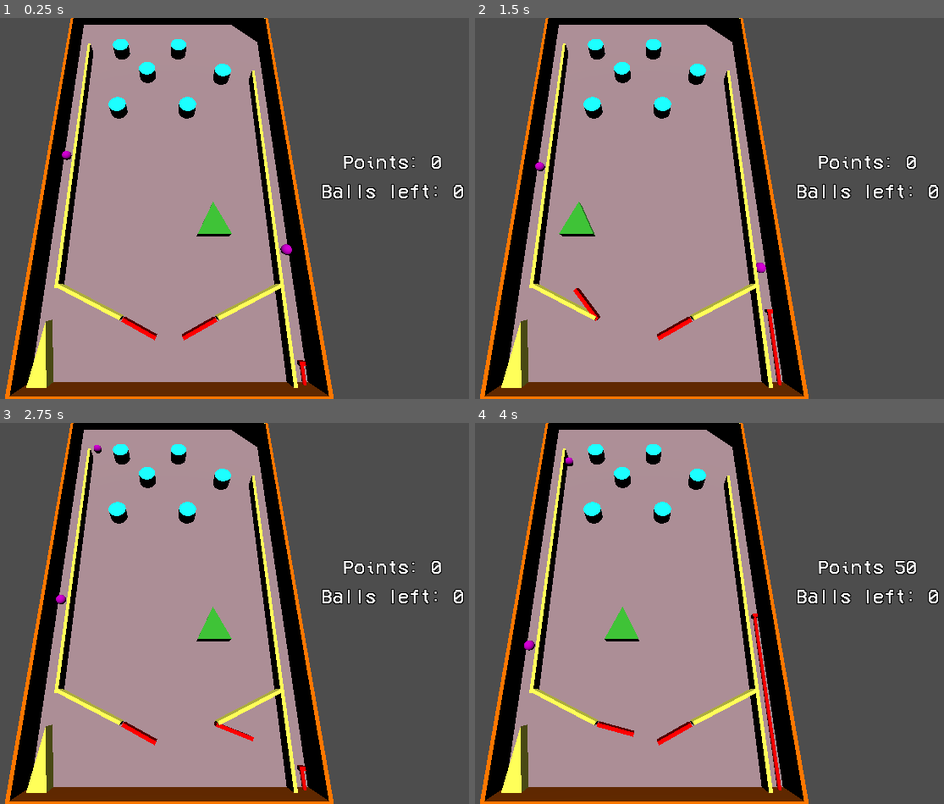
Above: before the commit, frames 1-4 (two rows, left to right).
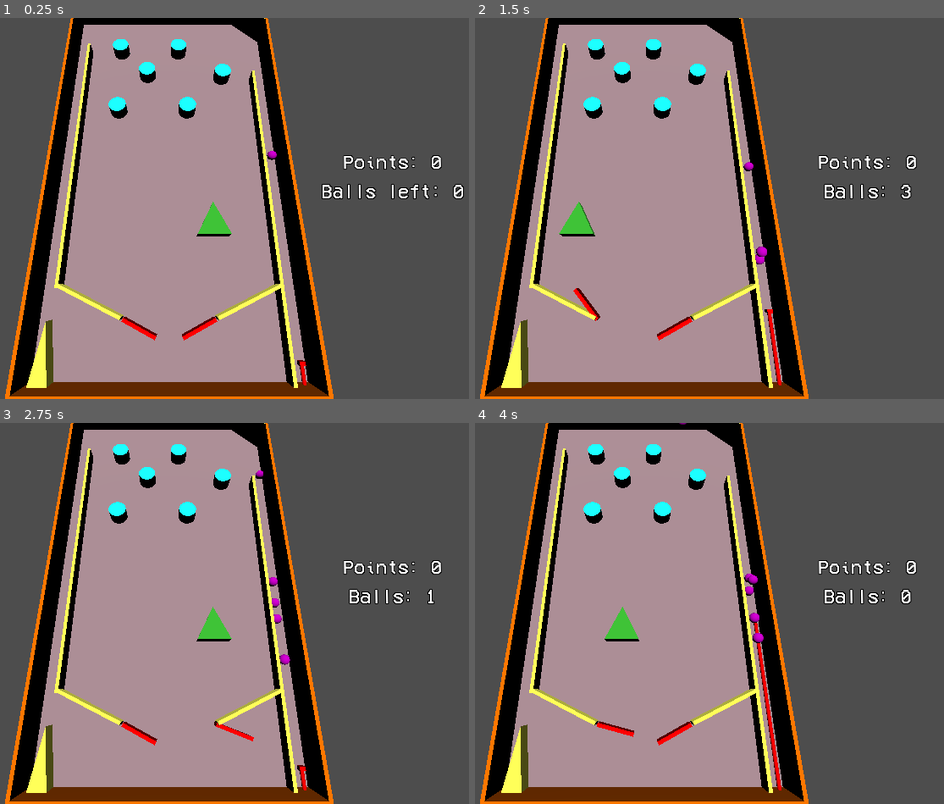
Above: after the commit, the same moments.

Repository: DrOtter3000/chaospinball
Game: Godot game, scene res://game.tscn
The game is run twice, just before and just after one commit, with the same random seed, the same clock (stepped at 60 frames per second) and the same inputs.
Inputs:
- Up to frame 1 (0.25 s): no input
- Up to frame 2 (1.5 s): tap Enter (newball, bound only after the commit) at 0.5 s; hold D (right) 0.53-1.28 s; hold Enter (newball, bound only after the commit) 0.53-1.28 s; hold A (left) from 1.28 s (still down); tap Space (fire) at 1.35 s
- Up to frame 3 (2.75 s): tap Enter (newball, bound only after the commit) at 1.55 s; release A (left) at 2.03 s; hold D (right) from 2.03 s (still down); hold Enter (newball, bound only after the commit) from 2.03 s (still down)
- Up to frame 4 (4 s): release Enter (newball, bound only after the commit) at 2.78 s; tap Enter (newball, bound only after the commit) at 2.85 s; release D (right) at 3.53 s; hold A (left) from 3.53 s (still down); hold Enter (newball, bound only after the commit) from 3.53 s (still down); tap Space (fire) at 3.6 s

The runs differ from the first frame. In frame 1, 0.1% of the frame differs, in the area x 13-63%, y 34-63%; in frame 2, 0.9%; in frame 3, 1.0%; in frame 4, 1.1%, in the area x 10-99%, y 0-60%.

Commit message:
add ball management

Diff:
--- a/ball.gd
+++ b/ball.gd
@@ -2,4 +2,5 @@
 
 
 func _ready():
-	pass
+	Gamemanager.balls += 1
+	print(Gamemanager.balls)
--- a/game.gd
+++ b/game.gd
@@ -4,10 +4,11 @@
 @export var newBall :PackedScene
 
 
-func _ready():
-	spawn_ball()
-	for ball in $BallArray.get_children():
-		Gamemanager.balls += 1
+func _input(event):
+	if event.is_action_pressed("newball") and Gamemanager.balls_ready > 0:
+		Gamemanager.remove_ball()
+		spawn_ball()
+
 
 
 func spawn_ball():
--- a/game.tscn
+++ b/game.tscn
@@ -22,7 +22,7 @@
 [node name="BallArray" type="Node" parent="."]
 
 [node name="Ball" parent="BallArray" instance=ExtResource("2_nb2sy")]
-transform = Transform3D(1, 0, 0, 0, 1, 0, 0, 0, 1, 35.1504, 2.35369, 0)
+transform = Transform3D(1, 0, 0, 0, 1, 0, 0, 0, 1, -34.5348, 2.35369, 0)
 
 [node name="Marker3D" type="Marker3D" parent="."]
 transform = Transform3D(1, 0, 0, 0, 1, 0, 0, 0, 1, -33.639, -13.7861, -27.7769)
--- a/gamemanager.gd
+++ b/gamemanager.gd
@@ -3,6 +3,7 @@
 
 var points = 0
 var balls = 0
+var balls_ready = 5
 
 
 func add_points(value):
@@ -10,10 +11,15 @@
 	get_tree().call_group("GUI", "update_LblPoints")
 
 
+func remove_ball():
+	balls_ready -= 1
+	get_tree().call_group("GUI", "update_LblBalls")
+
+
 func _process(delta):
-	if balls <= 0:
+	if balls <= 0 and balls_ready <= 0:
 		game_over()
 
 
 func game_over():
-	print("Game Over")
+	print("game_over")
--- a/machine.gd
+++ b/machine.gd
@@ -9,9 +9,10 @@
 		$SpringPlayer.play("fire")
 
 
-func _on_game_over_area_body_entered(body):
+func _on_ball_lost_area_body_entered(body):
 	if body.is_in_group("Ball"):
-		Gamemanager.game_over()
+		Gamemanager.balls -= 1
+		print(Gamemanager.balls)
 		body.queue_free()
 
 
--- a/machine.tscn
+++ b/machine.tscn
@@ -333,9 +333,9 @@
 [node name="Spring" parent="." instance=ExtResource("4_ewm78")]
 transform = Transform3D(1, 0, 0, 0, 1, 0, 0, 0, 1, -34.194, 2.302, -85)
 
-[node name="GameOverArea" type="Area3D" parent="."]
-
-[node name="CollisionShape3D" type="CollisionShape3D" parent="GameOverArea"]
+[node name="BallLostArea" type="Area3D" parent="."]
+
+[node name="CollisionShape3D" type="CollisionShape3D" parent="BallLostArea"]
 transform = Transform3D(1, 0, 0, 0, 1, 0, 0, 0, 1, 1.17808, 2.16535, -62.3873)
 shape = SubResource("BoxShape3D_3hjow")
 
@@ -373,5 +373,5 @@
 "": SubResource("AnimationLibrary_4l7gr")
 }
 
-[connection signal="body_entered" from="GameOverArea" to="." method="_on_game_over_area_body_entered"]
+[connection signal="body_entered" from="BallLostArea" to="." method="_on_ball_lost_area_body_entered"]
 [connection signal="body_entered" from="Area3D" to="." method="_on_area_3d_body_entered"]
--- a/project.godot
+++ b/project.godot
@@ -43,6 +43,12 @@
 , Object(InputEventKey,"resource_local_to_scene":false,"resource_name":"","device":-1,"window_id":0,"alt_pressed":false,"shift_pressed":false,"ctrl_pressed":false,"meta_pressed":false,"pressed":false,"keycode":0,"physical_keycode":4194321,"key_label":0,"unicode":0,"echo":false,"script":null)
 ]
 }
+newball={
+"deadzone": 0.5,
+"events": [Object(InputEventKey,"resource_local_to_scene":false,"resource_name":"","device":-1,"window_id":0,"alt_pressed":false,"shift_pressed":false,"ctrl_pressed":false,"meta_pressed":false,"pressed":false,"keycode":0,"physical_keycode":4194309,"key_label":0,"unicode":0,"echo":false,"script":null)
+, Object(InputEventKey,"resource_local_to_scene":false,"resource_name":"","device":-1,"window_id":0,"alt_pressed":false,"shift_pressed":false,"ctrl_pressed":false,"meta_pressed":false,"pressed":false,"keycode":0,"physical_keycode":69,"key_label":0,"unicode":101,"echo":false,"script":null)
+]
+}
 
 [physics]
 
--- a/right_gui.gd
+++ b/right_gui.gd
@@ -2,4 +2,8 @@
 
 
 func update_LblPoints():
-	$LblPoints.text = "Points " + str(Gamemanager.points)
+	$LblPoints.text = "Points: " + str(Gamemanager.points)
+
+
+func update_LblBalls():
+	$LblBalls.text = "Balls: " + str(Gamemanager.balls_ready)
